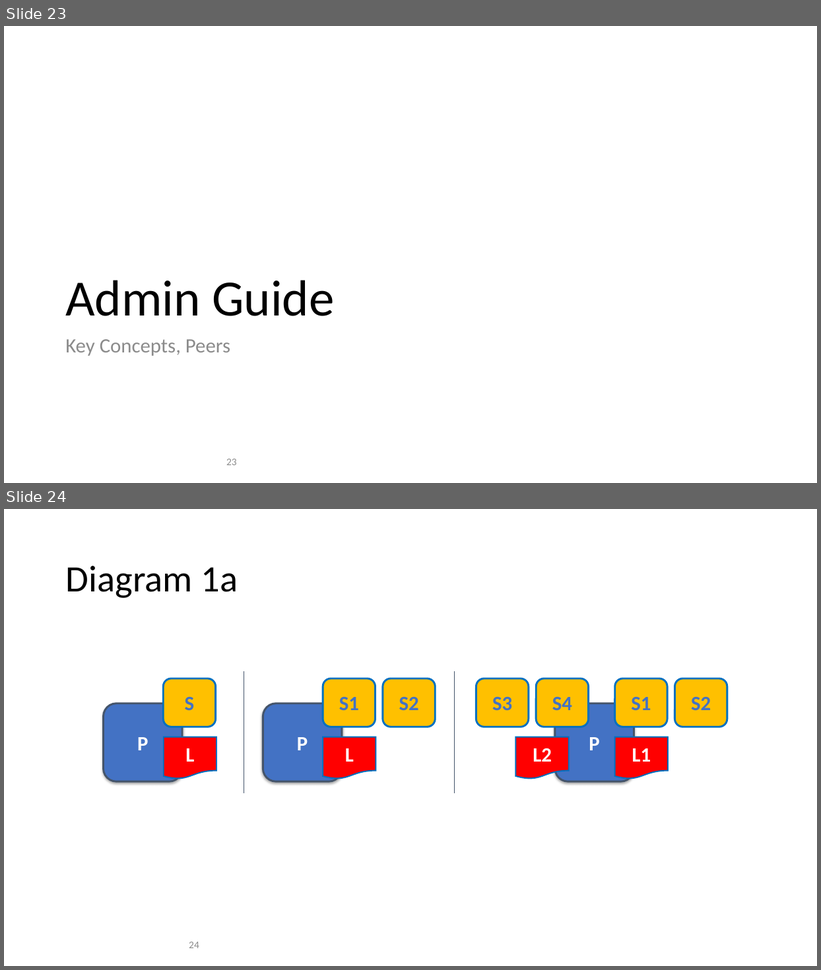
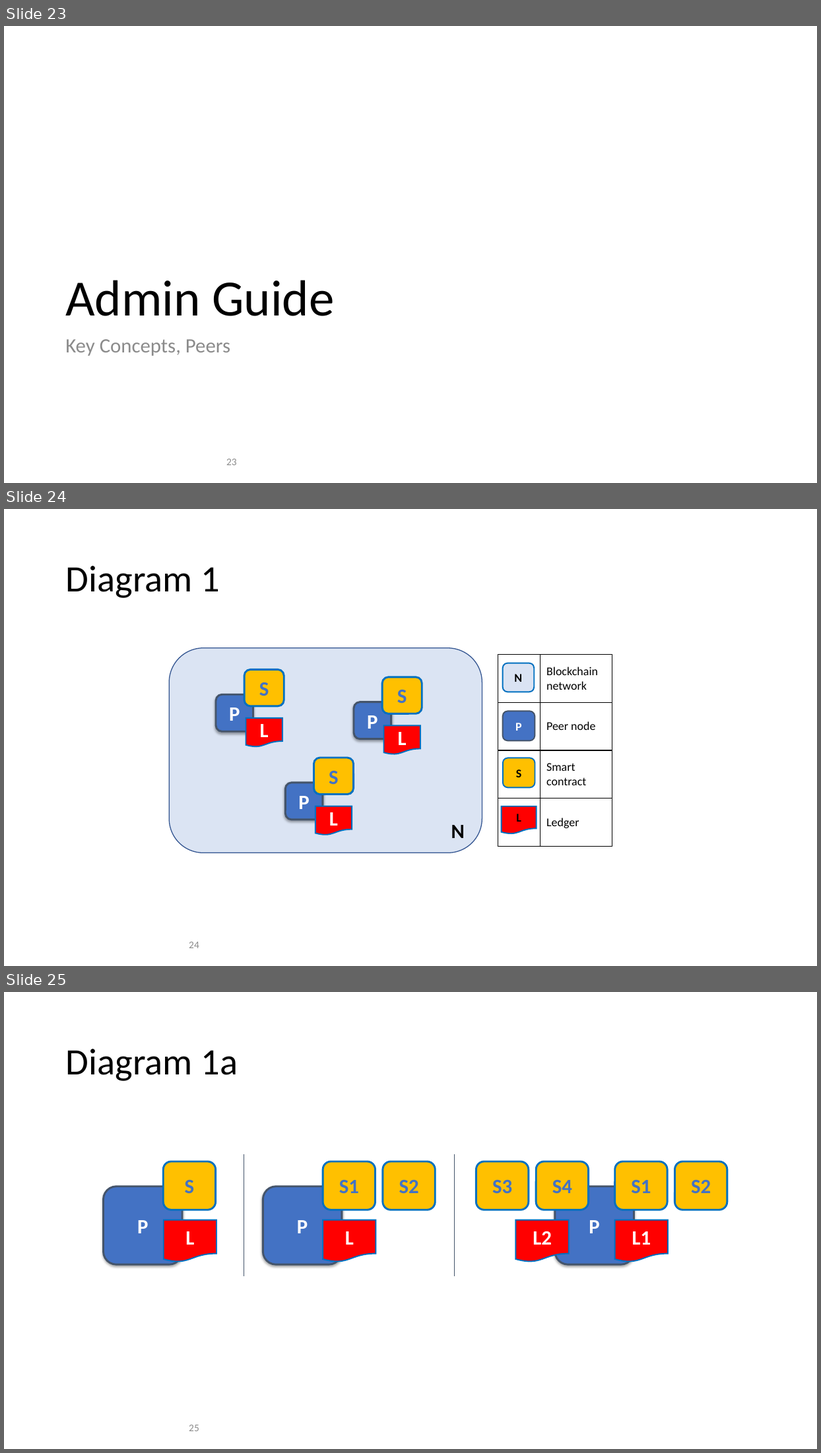
Before and after one commit to FabricTOC/FabricTOC, a slide deck: docs/OtherSourceMaterial/Diagrams.pptx. Shown one above the other, each under a label of ours: slides 23 and 24 before the commit, slides 23, 24 and 25 after it. The pictures are 821x970 and 821x1453 pixels, drawn with LibreOffice and Linux fonts; fonts in the diff are those of the drawing. Boxes give left, top, right and bottom in pixels: in the first picture for what was removed or moved away, otherwise in the second. Text is boxed around its words. In the diff, an @@ line names an element or a change of style, - is before the commit and + after.

Commit message:
Peer updates

```diff
--- a/docs/OtherSourceMaterial/Diagrams.pptx
+++ b/docs/OtherSourceMaterial/Diagrams.pptx
@@ slide 24 added at <box>4,509,817,966</box>, background #FFFFFF @@
@@ title added at <box>66,566,220,598</box>, 44 pt, text #000000 @@
+Diagram 1
@@ table added at <box>498,655,612,847</box>, 4 rows, 2 columns @@
+ | Blockchain network
+ | Peer node
+ | Smart contract
+ | Ledger
@@ group added at <box>169,648,537,853</box>: 10 rounded rectangles, 4 flow chart documents, 1 text @@
+N
+N
+P
+P
+L
+S
+P
+L
+S
+P
+L
+S
+L
+S
@@ page number added at <box>189,942,199,949</box>, 12 pt, text #8C8C8C @@
+24
@@ what was slide 24 is now slide 25 @@
@@ page number at <box>189,1425,199,1432</box>: text changed @@
-24
+25
```
Also in this commit, not shown: 5 other files.
